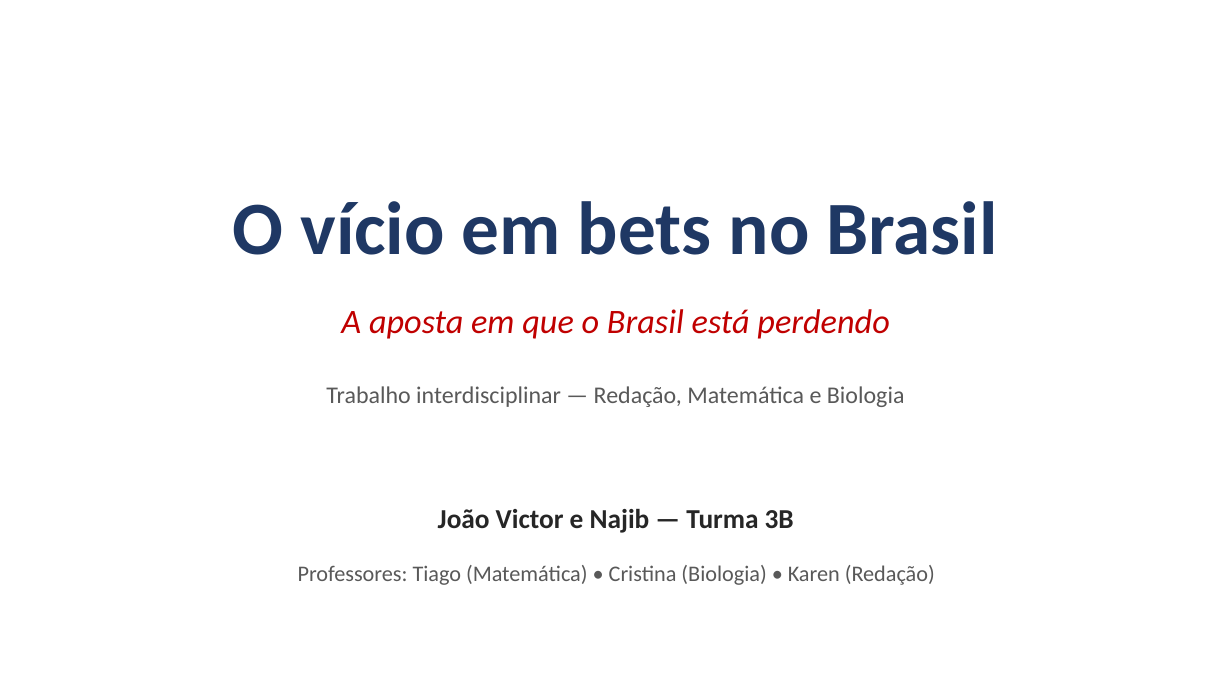
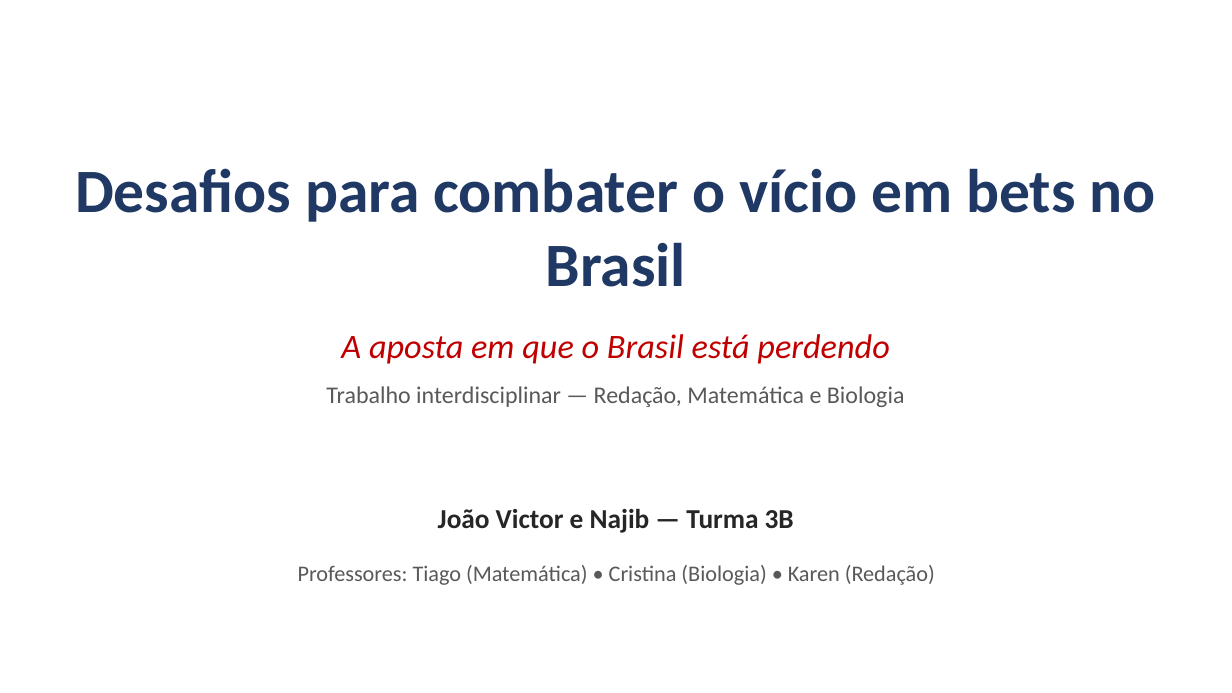
Before and after one commit to outletdoscabides10-cell/universo-site, a slide deck: slide 1 of trabalho-vicio-em-bets/vicio-em-bets.pptx. Drawn at 1232x693 pixels with LibreOffice and Linux fonts; fonts in the diff are those of the drawing. Boxes give left, top, right and bottom in pixels: in the first picture for what was removed or moved away, otherwise in the second. Text is boxed around its words. In the diff, an @@ line names an element or a change of style, - is before the commit and + after.

```diff
--- a/trabalho-vicio-em-bets/vicio-em-bets.pptx
+++ b/trabalho-vicio-em-bets/vicio-em-bets.pptx
@@ text at <box>75,168,1156,287</box>: text changed; size 44 to 36 pt @@
-O vício em bets no Brasil
+Desafios para combater o vício em bets no Brasil
@@ text "A aposta em que o ...": place and size @@
-text "A aposta em que o ..." at <box>341,309,889,339</box>
+text "A aposta em que o ..." at <box>341,334,889,364</box>
```
